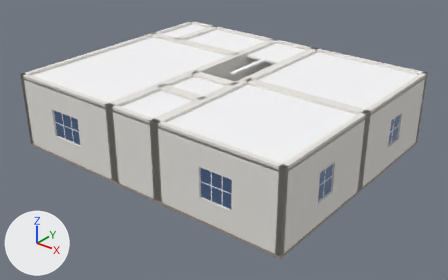
Before and after pictures for a commit that changed the glTF model public/models/interior-ground-v002.glb.
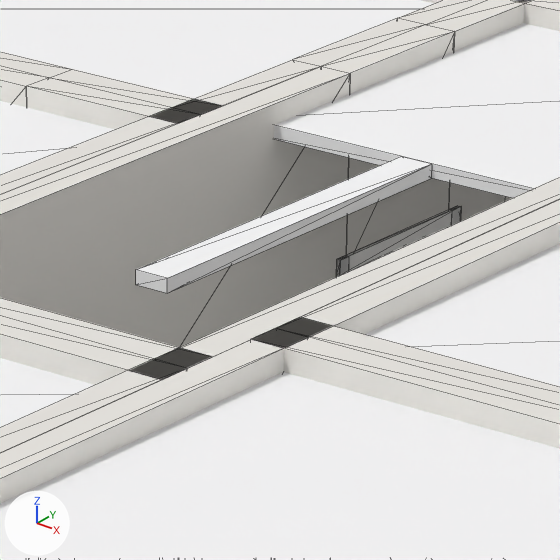
There are two pictures of each version: one whole from a camera (50 mm lens) standing at (315.39, -24.68, 12.04) and looking at (300.33, -5.86, 0.37), one close up on the part from 48% to 63% of the width and 14% to 38% of the height. Every picture has the same lights, and +X, +Y and +Z are marked at lower left. The last two pictures show the newer version. The close-ups show mesh edges as thin lines. Vertices at exactly the same position are counted once.

The first close-up shows 'interior-ground-v002'.
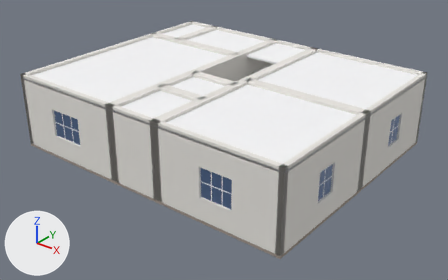
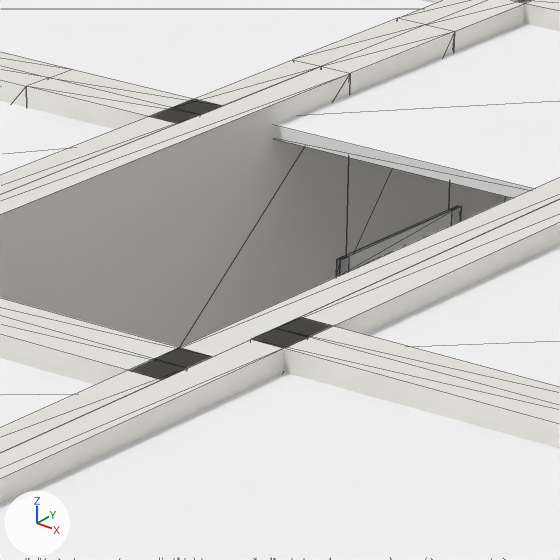
Pixel boxes [x1, y1, x2, y2] of what changed, in the close-ups (560 x 560 px):
part 1 of me_mesh_0, deleted: before [136, 156, 432, 293]

What the commit changed:
me_mesh_0 is used by ob_interior_ground_v002; location (0.0, 0.0, 0.0).
me_mesh_0 had 1680 vertices, 3588 faces and spanned x 293.4..306.6, y -10.8..0.0, z -0.12..3.2.
me_mesh_0 now has 1664 vertices, 3564 faces and spans x 293.4..306.6, y -10.8..0.0, z -0.12..3.2.
me_mesh_0 part 1: the loose piece of 8 vertices spanning x 299.9..300.1, y -4.9..-2.6, z 3.0..3.08 is deleted.
Other edits to the shape of me_mesh_0 do not show in these pictures.
